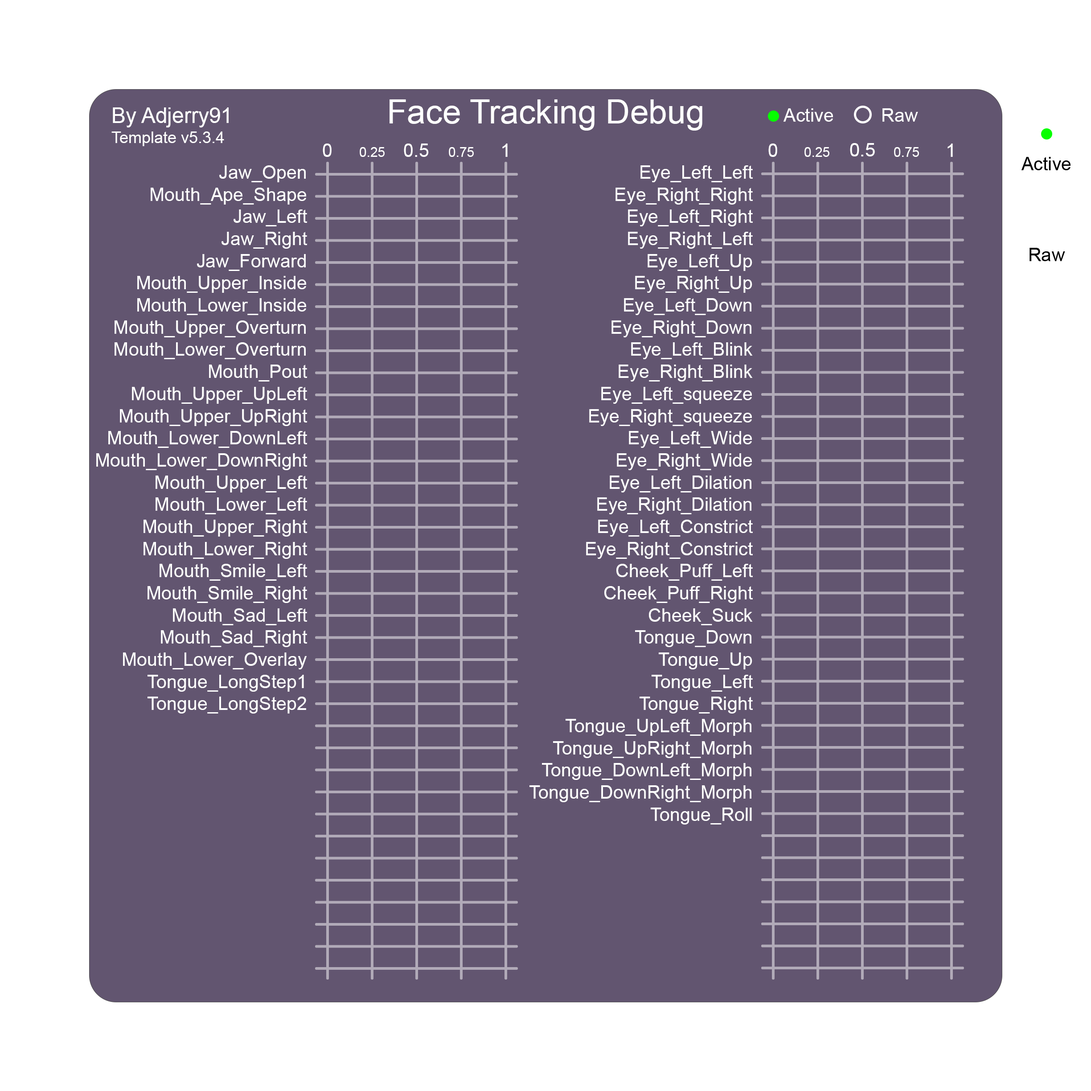
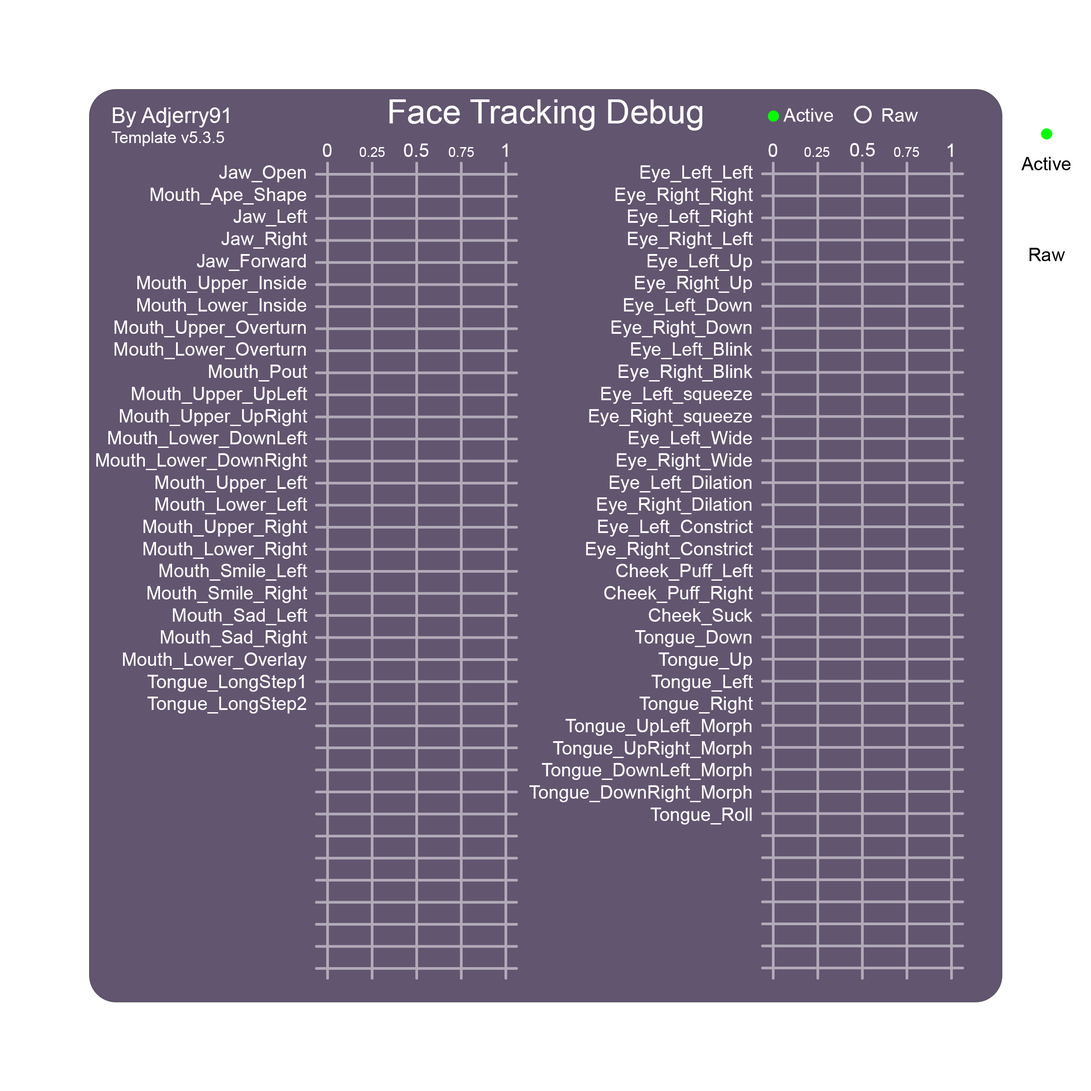
Comparing the layer stacks of the two 1091×1091 images. Changes:
renamed "Template v5.3.4" to "Template Version", painted on it over [215, 131, 225, 144]
